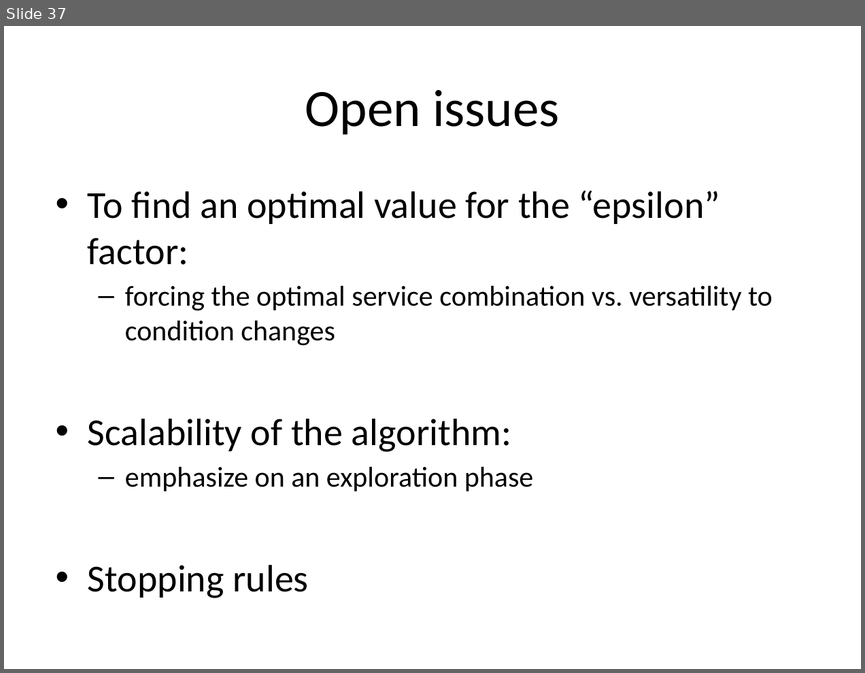
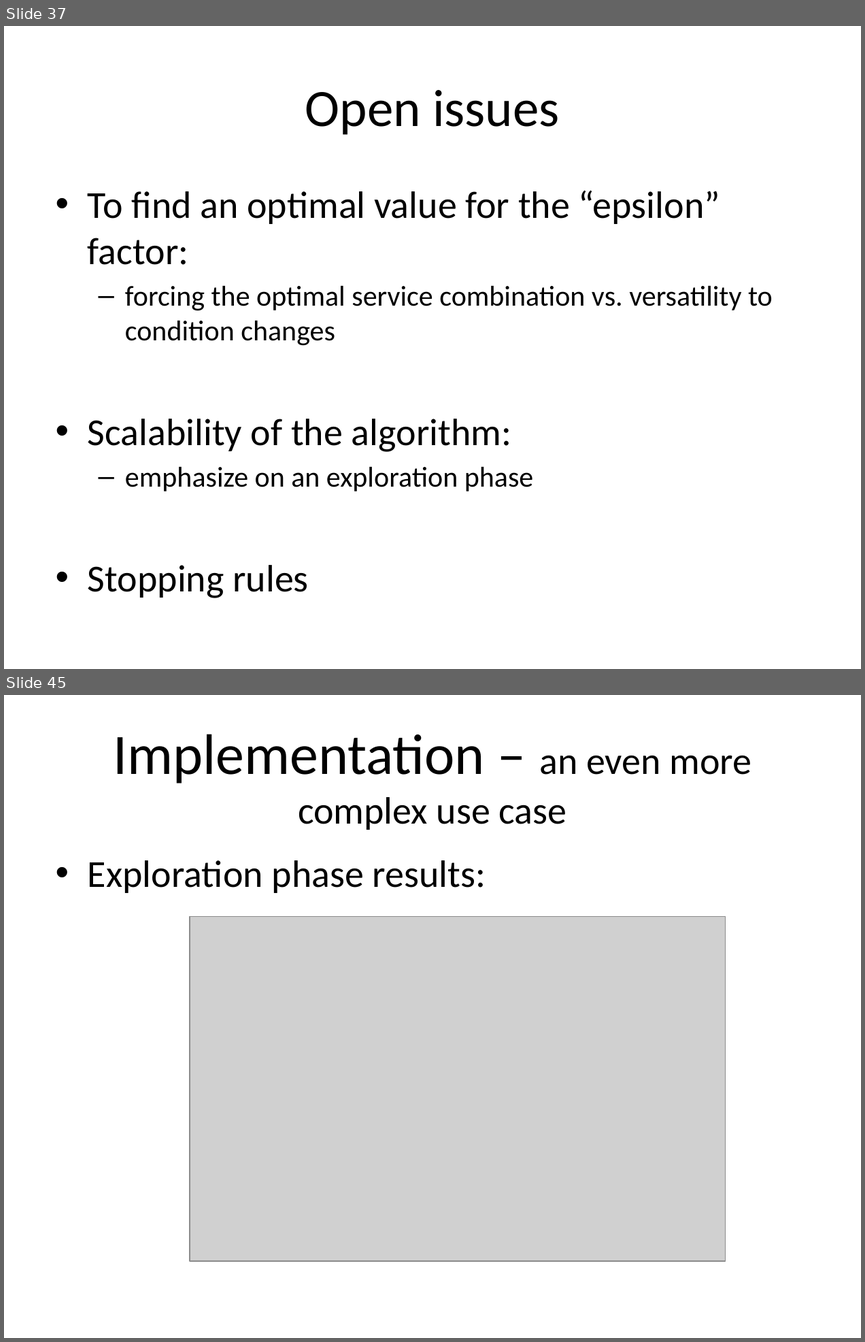
Before and after one commit to ro1208984/learning.java, a slide deck: Mobile Day presentation.pptx. Shown one above the other, each under a label of ours: slide 37 before the commit, slides 37 and 45 after it; the slides between them are not shown. The pictures are 865x673 and 865x1342 pixels, drawn with LibreOffice and Linux fonts; fonts in the diff are those of the drawing; grey boxes stand for pictures. Boxes give left, top, right and bottom in pixels: in the first picture for what was removed or moved away, otherwise in the second. Text is boxed around its words. In the diff, an @@ line names an element or a change of style, - is before the commit and + after.

```diff
--- a/Mobile Day presentation.pptx
+++ b/Mobile Day presentation.pptx
@@ slide 45 added at box(4, 695, 861, 1338), background #FFFFFF @@
@@ title added at box(113, 734, 752, 830), 32 pt, text #000000 @@
+Implementation – an even more complex use case
@@ text added at box(88, 860, 485, 893), 32 pt, text #000000 @@
+• Exploration phase results:
@@ picture added at box(190, 916, 725, 1261) @@
```
Also in this commit, not shown: 6 slides changed, 5 other slides added.
